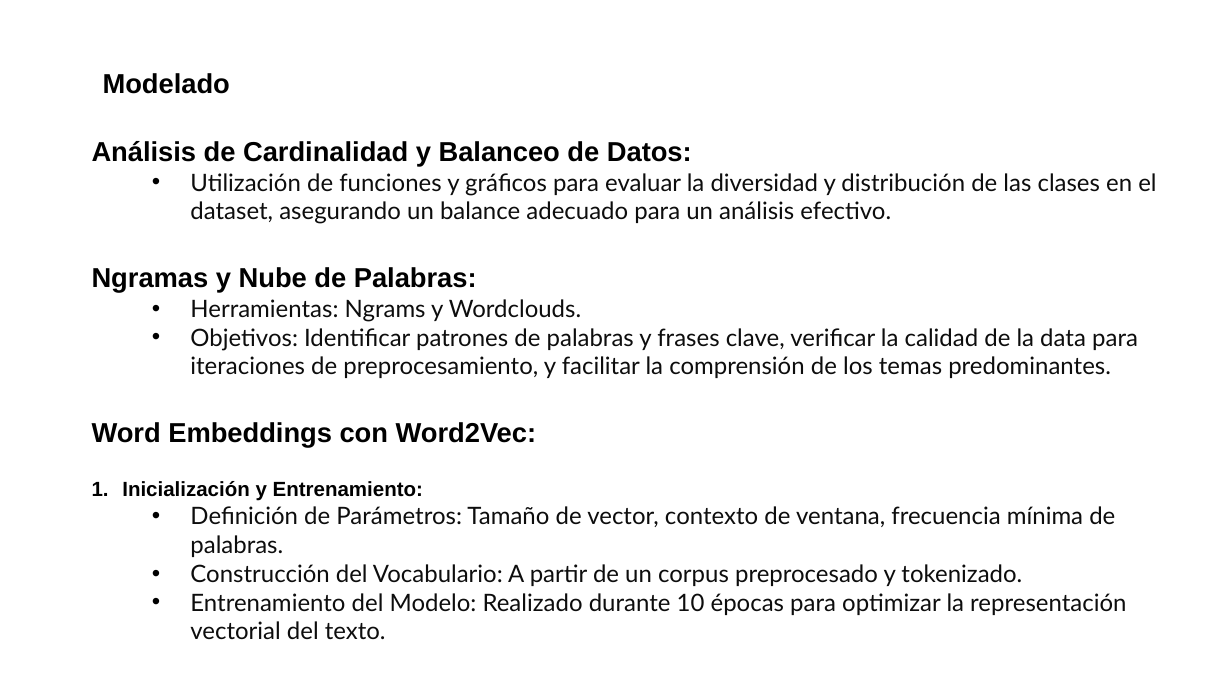
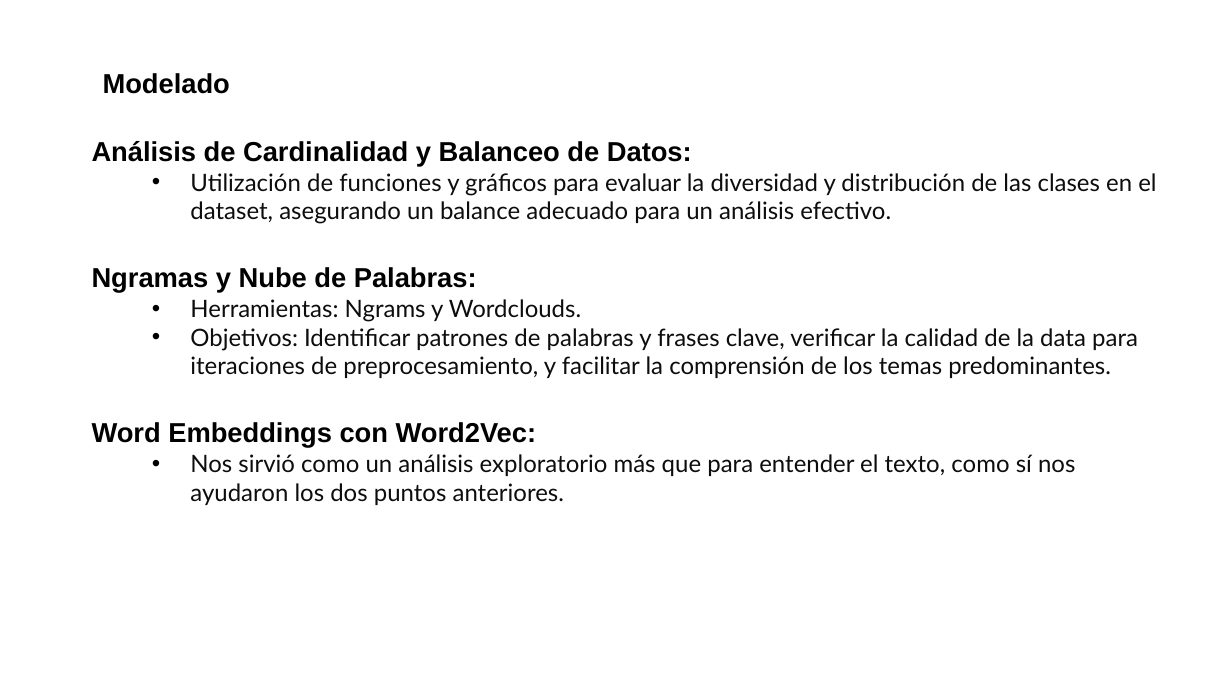
Before and after one commit to pardo2410/ProyectoFinalBootcampBigData, a slide deck: slide 16 of 00 - Presentacion/Data Divers - Presentacion v3.pptx. Drawn at 1232x693 pixels with LibreOffice and Linux fonts; fonts in the diff are those of the drawing; background and template pictures are left out. Boxes give left, top, right and bottom in pixels: in the first picture for what was removed or moved away, otherwise in the second. Text is boxed around its words. In the diff, an @@ line names an element or a change of style, - is before the commit and + after.

```diff
--- a/00 - Presentacion/Data Divers - Presentacion v3.pptx
+++ b/00 - Presentacion/Data Divers - Presentacion v3.pptx
@@ text at [190,454,1075,505]: text changed @@
-1. Inicialización y Entrenamiento:
-  • Definición de Parámetros: Tamaño de vector, contexto de ventana, frecuencia mínima de palabras.
-  • Construcción del Vocabulario: A partir de un corpus preprocesado y tokenizado.
-  • Entrenamiento del Modelo: Realizado durante 10 épocas para optimizar la representación vectorial del texto.
+  • Nos sirvió como un análisis exploratorio más que para entender el texto, como sí nos ayudaron los dos puntos anteriores.
```
Also in this commit, not shown: 2 slides added, 1 slide removed, 1 other file.
